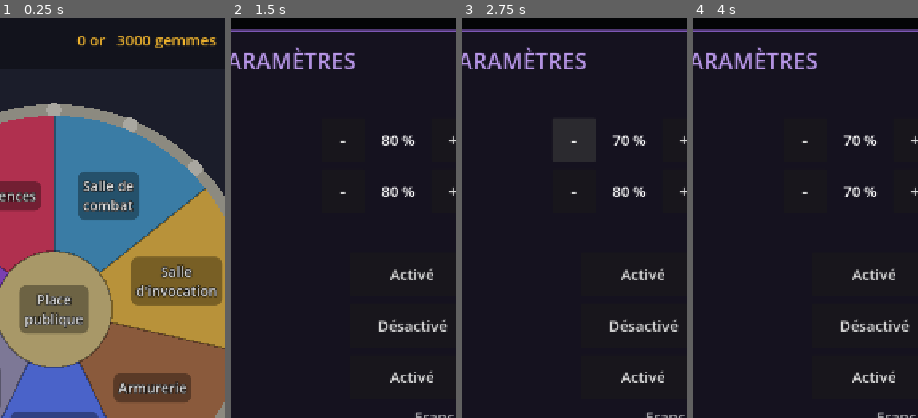
Above: before the commit, frames 1-4 (left to right).
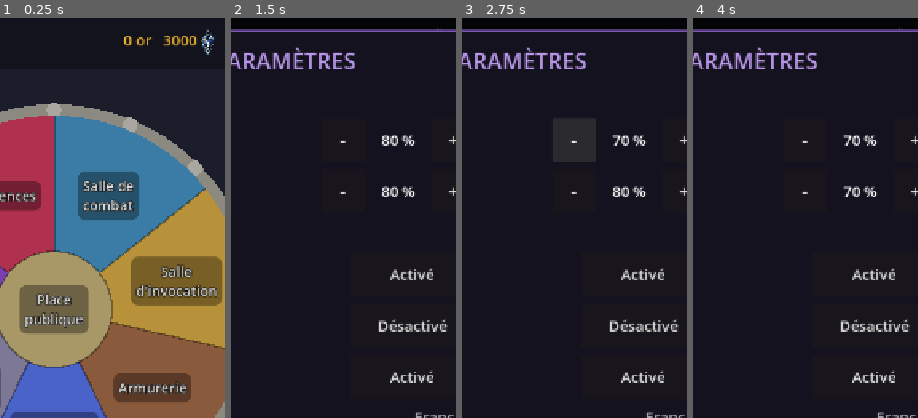
Above: after the commit, the same moments.

Repository: usksyz/project_gacha
Game: Godot game, scene res://scenes/main.tscn
Two runs of this game, one before a commit and one after it. Both use one fixed random seed, a clock stepped at 60 frames per second and the inputs below.
Inputs (mouse positions are % of the whole screen's width and height, from its top left):
- Up to frame 1 (0.25 s): no input
- Up to frame 2 (1.5 s): click "Affectations" at 0.5 s; click (92, 4) at 1.27 s
- Up to frame 3 (2.75 s): click "-" at 2 s
- Up to frame 4 (4 s): click "-" at 2.75 s; click "Recommencer la partie" at 3.5 s
The pictures show only the part of the screen within x 38-88%, y 1-51%; the shares and areas given below are measured in that part.

The runs differ from the first frame. In frame 1, 1.0% of the frame differs, in the area x 33-97%, y 2-10%; in frame 2, less than 0.1%; in frame 3, less than 0.1%; in frame 4, less than 0.1%.

Commit message:
Visuels (étape 3) : icône des gemmes, le cristal détouré qui lévite
- assets/ui/icone-gemme.png : cristal de piste-cristal.jpg détouré (contour + halo
  des flammes proches), fabriqué par tools/detour_gemme.gd (dossier ignoré par Godot).
- GemIcon : l'icône qui monte et descend doucement en boucle.
- UI.make_gem_amount() : montant suivi du cristal (ou du mot « gemmes » avec les
  anciens visuels). Utilisé dans la barre du haut, le prix des invocations spéciales,
  les boutons « Construire », la récompense d'un étage et le bilan d'un combat.
- UI.format_number() : espaces entre les milliers.

Co-Authored-By: Claude Opus 5.5 <noreply@anthropic.com>

Diff:
--- a/scripts/construction_panel.gd
+++ b/scripts/construction_panel.gd
@@ -86,6 +86,14 @@
 		var button := UI.make_button(text, func(): _build(building_id), 22)
 		button.custom_minimum_size.y = 64
 		button.disabled = problem != ""
+		if problem == "" and Settings.new_visuals:
+			# Nouveaux visuels : « Construire : 500 » suivi du cristal des gemmes, posé sur le bouton.
+			button.text = ""
+			var price := CenterContainer.new()
+			price.set_anchors_preset(Control.PRESET_FULL_RECT)
+			price.mouse_filter = Control.MOUSE_FILTER_IGNORE
+			price.add_child(UI.make_gem_amount("Construire : %d" % info["cost"], 22))
+			button.add_child(price)
 		box.add_child(button)
 		list.add_child(panel)
 
--- a/scripts/dungeons_screen.gd
+++ b/scripts/dungeons_screen.gd
@@ -503,11 +503,11 @@
 	for child in enemies_box.get_children():
 		child.queue_free()
 	var rewards := GameData.tower_rewards(floor_number)
-	var reward_text := "Récompense : %d or, %d gemmes" % [rewards["gold"], rewards["gems"]]
+	# « Récompense : 300 or, 5 » suivi du cristal des gemmes (ou du mot « gemmes », anciens visuels).
+	var header: Control = UI.make_gem_amount("Récompense : %d or, %d" % [rewards["gold"], rewards["gems"]], 22)
 	if floor_number < GameData.tower_floor:
-		reward_text = "Entraînement : %d or, pas de gemmes, %d d'expérience" % [
-			roundi(rewards["gold"] * GameData.REPLAY_GOLD_RATE), roundi(rewards["xp"] * GameData.REPLAY_XP_RATE)]
-	var header := UI.make_label(reward_text, 22)
+		header = UI.make_label("Entraînement : %d or, pas de gemmes, %d d'expérience" % [
+			roundi(rewards["gold"] * GameData.REPLAY_GOLD_RATE), roundi(rewards["xp"] * GameData.REPLAY_XP_RATE)], 22)
 	header.modulate = Color(1, 1, 1, 0.7)
 	enemies_box.add_child(header)
 	for text in _enemy_summary():
--- /dev/null
+++ b/scripts/gem_icon.gd
@@ -0,0 +1,35 @@
+class_name GemIcon
+extends Control
+## Icône des gemmes (nouveaux visuels) : le cristal détouré de piste-cristal.jpg
+## (assets/ui/icone-gemme.png, fabriqué par tools/detour_gemme.gd), qui lévite doucement en boucle.
+## Exemple : row.add_child(GemIcon.new(32)) pour une icône de 32 pixels de haut.
+
+const IMAGE := preload("res://assets/ui/icone-gemme.png")
+## Hauteur de la lévitation (part de la hauteur de l'icône) et durée d'une montée.
+const FLOAT_HEIGHT := 0.08
+const FLOAT_SECONDS := 1.4
+
+var art: TextureRect
+
+
+func _init(height: float) -> void:
+	custom_minimum_size = Vector2(roundf(height * IMAGE.get_width() / IMAGE.get_height()), height)
+	mouse_filter = Control.MOUSE_FILTER_IGNORE
+	size_flags_vertical = Control.SIZE_SHRINK_CENTER  # centré sur la ligne de texte, pas étiré
+	art = TextureRect.new()
+	art.texture = IMAGE
+	art.expand_mode = TextureRect.EXPAND_IGNORE_SIZE
+	art.stretch_mode = TextureRect.STRETCH_KEEP_ASPECT_CENTERED
+	art.size = custom_minimum_size
+	art.mouse_filter = Control.MOUSE_FILTER_IGNORE
+	add_child(art)
+
+
+## La lévitation : le cristal monte et descend sans fin (mouvement adouci, comme une respiration).
+func _ready() -> void:
+	var amplitude := custom_minimum_size.y * FLOAT_HEIGHT
+	art.position.y = amplitude
+	var tween := create_tween().set_loops()
+	tween.set_trans(Tween.TRANS_SINE).set_ease(Tween.EASE_IN_OUT)
+	tween.tween_property(art, "position:y", -amplitude, FLOAT_SECONDS)
+	tween.tween_property(art, "position:y", amplitude, FLOAT_SECONDS)
--- a/scripts/main.gd
+++ b/scripts/main.gd
@@ -24,7 +24,8 @@
 var screens := {}
 var nav_buttons := {}
 var title_label: Label
-var gems_label: Label
+## Or et gemmes, en haut à droite (les gemmes avec leur cristal, avec les nouveaux visuels).
+var money_box: HBoxContainer
 var settings_panel: SettingsPanel
 
 
@@ -73,6 +74,7 @@
 
 	GameData.gems_changed.connect(func(_amount): _refresh_money())
 	GameData.gold_changed.connect(func(_amount): _refresh_money())
+	Settings.visuals_changed.connect(_refresh_money)
 	_refresh_money()
 	show_screen("hub")
 	if not GameData.absence_report.is_empty():
@@ -129,7 +131,10 @@
 
 
 func _refresh_money() -> void:
-	gems_label.text = "%d or   %d gemmes" % [GameData.gold, GameData.gems]
+	for child in money_box.get_children():
+		money_box.remove_child(child)
+		child.queue_free()
+	money_box.add_child(UI.make_gem_amount("%d or   %d" % [GameData.gold, GameData.gems], 24, ACCENT_COLOR))
 
 
 func _build_top_bar() -> Control:
@@ -147,10 +152,9 @@
 	title_label.size_flags_horizontal = Control.SIZE_EXPAND_FILL
 	title_label.vertical_alignment = VERTICAL_ALIGNMENT_CENTER
 	row.add_child(title_label)
-	gems_label = UI.make_label("", 24)
-	gems_label.add_theme_color_override("font_color", ACCENT_COLOR)
-	gems_label.vertical_alignment = VERTICAL_ALIGNMENT_CENTER
-	row.add_child(gems_label)
+	money_box = HBoxContainer.new()
+	money_box.alignment = BoxContainer.ALIGNMENT_CENTER
+	row.add_child(money_box)
 
 	# Bouton des paramètres : une roue dentée.
 	var settings_button := UI.make_button("", func(): settings_panel.open())
--- a/scripts/summon_button.gd
+++ b/scripts/summon_button.gd
@@ -17,9 +17,9 @@
 var effect: Tween
 
 
-## « count » : 1 ou 10 ; « cost » : « 50 000 or » ; « hue » : rotation de teinte du vortex
-## en degrés (0 = rouge d'origine) ; « width » : largeur du bouton (la hauteur suit l'image).
-func _init(count: int, cost: String, hue: float, saturation: float, width: float) -> void:
+## « count » : 1 ou 10 ; « cost » et « gems » : le prix, en gemmes ou en or ; « hue » : rotation de
+## teinte du vortex en degrés (0 = rouge d'origine) ; « width » : largeur du bouton (la hauteur suit l'image).
+func _init(count: int, cost: int, gems: bool, hue: float, saturation: float, width: float) -> void:
 	flat = true
 	focus_mode = Control.FOCUS_NONE
 	custom_minimum_size = Vector2(width, width * CROP.size.y / CROP.size.x)
@@ -51,10 +51,18 @@
 	title.add_child(_make_label("x%d" % count, 22, Color("f5c45a")))
 	add_child(title)
 
-	var cost_label := _make_label(cost, 13 if cost.length() > 9 else 15, Color("9ef3ff"))
-	cost_label.vertical_alignment = VERTICAL_ALIGNMENT_CENTER
-	_place(cost_label, COST_RECT)
-	add_child(cost_label)
+	# Prix sur la plaque du bas : « 50 000 or », ou « 1 000 » suivi du cristal des gemmes.
+	var cost_box := CenterContainer.new()
+	_place(cost_box, COST_RECT)
+	if gems:
+		var amount := UI.make_gem_amount(UI.format_number(cost), 15, Color("9ef3ff"))
+		var amount_label: Label = amount.get_child(0)
+		amount_label.add_theme_color_override("font_outline_color", OUTLINE_COLOR)
+		amount_label.add_theme_constant_override("outline_size", 4)
+		cost_box.add_child(amount)
+	else:
+		cost_box.add_child(_make_label("%s or" % UI.format_number(cost), 15, Color("9ef3ff")))
+	add_child(cost_box)
 
 	button_down.connect(_play_touch_effect)
 	resized.connect(func(): pivot_offset = size / 2)
--- a/scripts/summon_screen.gd
+++ b/scripts/summon_screen.gd
@@ -181,21 +181,11 @@
 		column.add_child(buttons)
 		for count in [1, 10]:
 			var color: Array = VORTEX_COLORS[summon_type][count]
-			var button := SummonButton.new(count, _cost_text(info, count), color[0], color[1], 150)
+			var button := SummonButton.new(count, info["cost"] * count, info["currency"] == "gems",
+				color[0], color[1], 150)
 			button.pressed.connect(func(): _on_summon(summon_type, count))
 			buttons.add_child(button)
 			summon_buttons.append([summon_type, count, button])
-
-
-## « 50 000 or », « 1 000 gemmes ».
-func _cost_text(info: Dictionary, count: int) -> String:
-	var amount := str(info["cost"] * count)
-	var grouped := ""
-	for i in amount.length():
-		if i > 0 and (amount.length() - i) % 3 == 0:
-			grouped += " "
-		grouped += amount[i]
-	return "%s %s" % [grouped, "or" if info["currency"] == "gold" else "gemmes"]
 
 
 ## Anciens visuels : une ligne par sorte d'invocation, son nom, ses chances, puis les boutons x1 et x10.
--- a/scripts/ui.gd
+++ b/scripts/ui.gd
@@ -52,7 +52,8 @@
 
 ## Fenêtre « système » : fond sombre, bordure violette, titre centré en majuscules.
 ## « danger » = variante rouge, pour les alertes graves (mort d'un héros...).
-## Chaque ligne de « lines » devient un texte centré.
+## Chaque ligne de « lines » devient un texte centré (une ligne peut aussi être un nœud déjà
+## fabriqué, comme un montant de gemmes avec son icône : il est centré tel quel).
 static func make_system_window(title: String, lines: Array, danger := false) -> PanelContainer:
 	var accent := Color("e05252") if danger else Color("9b6be0")
 	var panel := PanelContainer.new()
@@ -67,14 +68,46 @@
 	title_label.add_theme_color_override("font_color", accent.lightened(0.3))
 	content.add_child(title_label)
 	for line in lines:
+		if line is Control:
+			var centered := CenterContainer.new()
+			centered.add_child(line)
+			content.add_child(centered)
+			continue
 		var label := make_label(line, 22)
 		label.autowrap_mode = TextServer.AUTOWRAP_WORD_SMART
 		if danger:
 			label.add_theme_color_override("font_color", accent.lightened(0.4))
 		content.add_child(label)
 	for label in content.get_children():
-		label.horizontal_alignment = HORIZONTAL_ALIGNMENT_CENTER
+		if label is Label:
+			label.horizontal_alignment = HORIZONTAL_ALIGNMENT_CENTER
 	return panel
+
+
+## Un montant de gemmes : le texte (« 1 000 », « +5 »...) suivi du cristal qui lévite
+## (nouveaux visuels), ou du mot « gemmes » (anciens visuels).
+static func make_gem_amount(text: String, font_size: int, color := Color.WHITE) -> HBoxContainer:
+	var row := HBoxContainer.new()
+	row.add_theme_constant_override("separation", 4)
+	row.mouse_filter = Control.MOUSE_FILTER_IGNORE
+	var label := make_label(text if Settings.new_visuals else text + " gemmes", font_size)
+	label.add_theme_color_override("font_color", color)
+	label.vertical_alignment = VERTICAL_ALIGNMENT_CENTER
+	row.add_child(label)
+	if Settings.new_visuals:
+		row.add_child(GemIcon.new(roundf(font_size * 1.7)))
+	return row
+
+
+## Un nombre avec des espaces entre les milliers : 50000 -> « 50 000 ».
+static func format_number(value: int) -> String:
+	var digits := str(absi(value))
+	var grouped := ""
+	for i in digits.length():
+		if i > 0 and (digits.length() - i) % 3 == 0:
+			grouped += " "
+		grouped += digits[i]
+	return ("-" if value < 0 else "") + grouped
 
 
 static func rarity_text(rarity: int) -> String:
@@ -100,7 +133,7 @@
 
 	var lines := []
 	if report["victory"]:
-		lines.append("+%d or   +%d gemmes" % [report["gold"], report["gems"]])
+		lines.append(make_gem_amount("+%d or   +%d" % [report["gold"], report["gems"]], 22))
 		if report.get("stones", 0) > 0:
 			lines.append("+%d %s (pour la promotion)" % [report["stones"], GameData.PROMOTION_STONE])
 	else:
--- /dev/null
+++ b/tools/detour_gemme.gd
@@ -0,0 +1,54 @@
+extends SceneTree
+# Outil (pas utilisé par le jeu ; le fichier .gdignore cache ce dossier à Godot).
+# Fabrique assets/ui/icone-gemme.png à partir de piste-cristal.jpg : garde le cristal (polygone)
+# en entier, et autour, seulement les flammes claires proches (halo), qui s'effacent avec la distance.
+# Pour le relancer, depuis le dossier du projet :
+#   Godot_v4.7.2-stable_win64_console.exe --headless -s tools/detour_gemme.gd
+# (L'avertissement « Loaded resource as image file » est normal : c'est un outil, pas le jeu.)
+# Avec une image plus grande, il faudra changer BOX et POLY (positions en pixels).
+
+const SRC := "res://assets/ui/piste-cristal.jpg"
+const OUT := "res://assets/ui/icone-gemme.png"
+const BOX := Rect2i(196, 26, 124, 191)
+# Contour du cristal (pixels de l'image d'origine) : pointe haute, droite, pointe basse, gauche.
+const POLY := [Vector2(258, 37), Vector2(297, 104), Vector2(257, 213), Vector2(216, 127)]
+const GROW := 3.0      # le contour est un peu agrandi
+const HALO := 13.0     # portée du halo autour du cristal
+
+func _init() -> void:
+	var src := Image.load_from_file(SRC)
+	var out := Image.create(BOX.size.x, BOX.size.y, false, Image.FORMAT_RGBA8)
+	var center := Vector2.ZERO
+	for p in POLY:
+		center += p / POLY.size()
+	var poly := PackedVector2Array()
+	for p in POLY:
+		poly.append(p + (p - center).normalized() * GROW)
+	for y in BOX.size.y:
+		for x in BOX.size.x:
+			var p := Vector2(BOX.position.x + x, BOX.position.y + y)
+			var c := src.get_pixel(int(p.x), int(p.y))
+			var d := _distance_outside(p, poly)
+			var alpha := 0.0
+			if d <= 0.0:
+				alpha = 1.0
+			else:
+				var edge := clampf(1.0 - d / 2.0, 0.0, 1.0)   # bord adouci
+				var bright := clampf((c.get_luminance() - 0.38) / 0.3, 0.0, 1.0)
+				var halo := bright * clampf(1.0 - d / HALO, 0.0, 1.0)
+				alpha = maxf(edge, halo)
+			c.a = alpha
+			out.set_pixel(x, y, c)
+	out.save_png(OUT)
+	print("ok ", OUT)
+	quit()
+
+# Distance au polygone si le point est dehors, 0 (ou moins) s'il est dedans.
+func _distance_outside(p: Vector2, poly: PackedVector2Array) -> float:
+	if Geometry2D.is_point_in_polygon(p, poly):
+		return 0.0
+	var best := INF
+	for i in poly.size():
+		var q := Geometry2D.get_closest_point_to_segment(p, poly[i], poly[(i + 1) % poly.size()])
+		best = minf(best, p.distance_to(q))
+	return best
Binary file added: assets/ui/icone-gemme.png
Not shown, added: assets/ui/icone-gemme.png.import
Not shown, added: scripts/gem_icon.gd.uid
Not shown, added: tools/.gdignore
